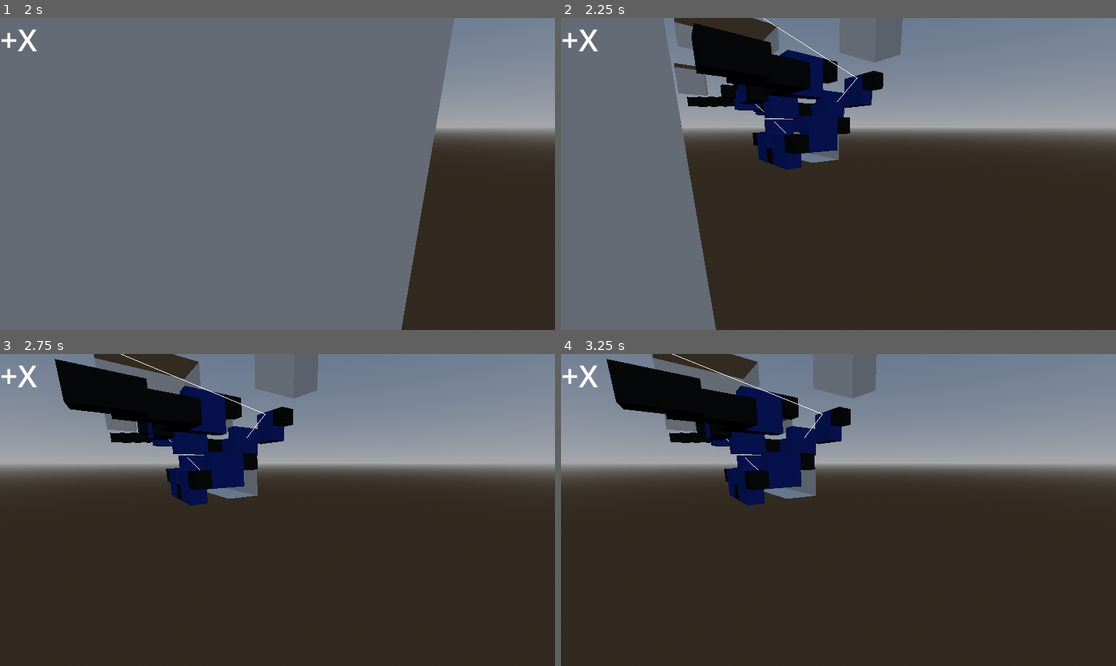
Above: before the commit, frames 1-4 (two rows, left to right).
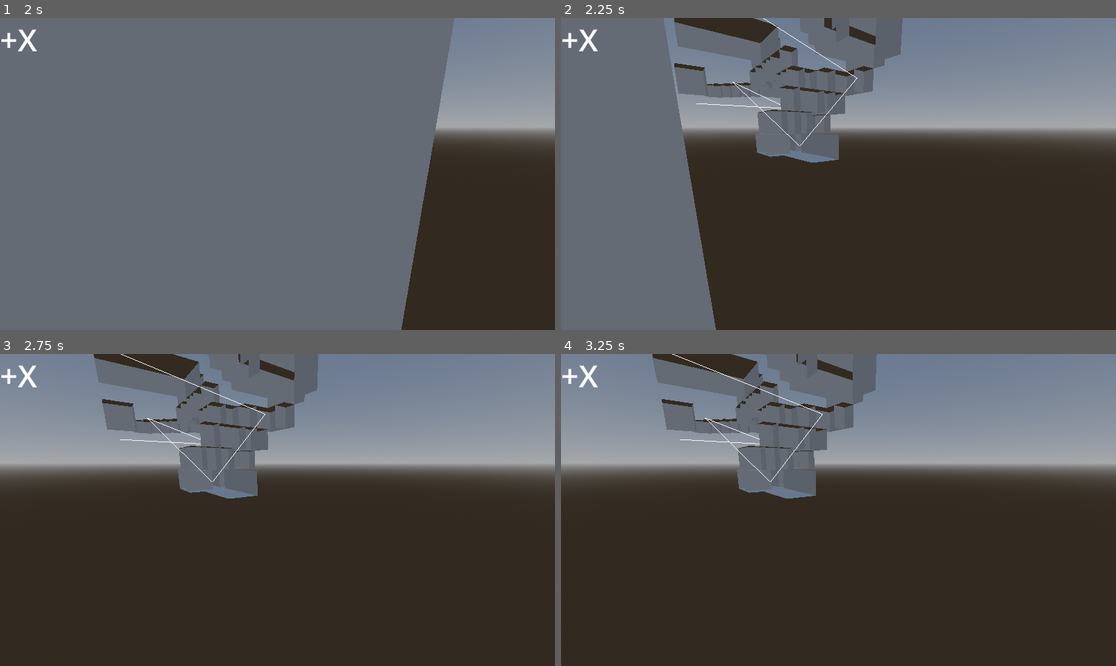
Above: after the commit, the same moments.

Repository: JackJ30/DunGen
Game: Godot game, scene res://Main.tscn
Same seed, same stepped clock (60 frames per second), same inputs: the game is played once before the commit and once after it.
Inputs (mouse positions are in pixels of both pictures, inside the frame that each line leads up to):
- Up to frame 1 (2 s): tap Enter at 0.5 s; drag from (88, 49) to (333, 105) at 0.52 s; tap Space at 1.25 s; drag from (166, 189) to (249, 236) at 1.27 s
- Up to frame 2 (2.25 s): tap Enter at 2 s; move the mouse to (894, 105) at 2.02 s; hold D from 2.03 s (still down); tap Shift at 2.1 s
- Up to frame 3 (2.75 s): keep holding D
- Up to frame 4 (3.25 s): release D at 2.75 s; drag from (810, 572) to (672, 463) at 2.77 s

Frame 1 is identical in both runs. In frame 2, 9.7% of the frame differs, in the area x 22-59%, y 0-49%; in frame 3, 10%; in frame 4, 10%, in the area x 8-55%, y 0-49%.

Commit message:
Hallway Assets

Diff:
--- a/CameraDirection.gd
+++ b/CameraDirection.gd
@@ -3,8 +3,6 @@
 @onready var camera = get_parent().get_parent()
 
 func _process(delta):
-	print(camera)
-
 	var direction = get_parent().get_parent().get_global_transform().basis.z
 	var px_dist = direction.distance_squared_to(Vector3(1,0,0))
 	var nx_dist = direction.distance_squared_to(Vector3(-1,0,0))
--- a/Generation/Scripts/DungeonGenerator.gd
+++ b/Generation/Scripts/DungeonGenerator.gd
@@ -14,6 +14,7 @@
 @onready var visual_gen : DunngeonVisualGenerator = get_node("Visual Generator")
 var grid : Grid3D
 var rooms : Array[Room]
+var hallway : Array[Hallway]
 var selected_edges : Array[Delaunay3D.Edge]
 var delaunay : Delaunay3D
 var random : RandomNumberGenerator
@@ -36,7 +37,7 @@
 	var rooms_spawned : int = 0
 	var num_tries : int = 0
 	while rooms_spawned < room_count:
-		if num_tries > 350:
+		if num_tries > 500:
 			break
 
 		num_tries += 1
@@ -90,8 +91,8 @@
 		var start_room : Room = edge.u.data
 		var end_room : Room = edge.v.data
 
-		var start_pos_f = start_room.bounds.get_center()
-		var end_pos_f = end_room.bounds.get_center()
+		var start_pos_f = start_room.bounds.position + Vector3(start_room.bounds.size.x, 0, start_room.bounds.size.z)
+		var end_pos_f = end_room.bounds.position + Vector3(end_room.bounds.size.x, 0, end_room.bounds.size.z)
 		var start_pos = Vector3i(start_pos_f)
 		var end_pos = Vector3i(end_pos_f)
 
@@ -163,8 +164,8 @@
 		for y in x:
 			for cell in y:
 				if(cell.cell_type == CellType.Room): visual_gen.display_room_cell(cell)
-				if(cell.cell_type == CellType.Hallway): visual_gen.display_hallway_cell(cell)
-				if(cell.cell_type == CellType.Stairs): visual_gen.display_stair_cell(cell)
+				if(cell.cell_type == CellType.Hallway): visual_gen.display_room_cell(cell)
+				if(cell.cell_type == CellType.Stairs): visual_gen.display_room_cell(cell)
 
 func display_edges(edges : Array[Delaunay3D.Edge]):
 	for edge in edges:
@@ -193,3 +194,7 @@
 
 	func intersect(other : Room):
 		return bounds.intersects(other.bounds)
+
+class Hallway:
+	func _init():
+		pass
--- a/Generation/Scripts/DungeonVisualGenerator.gd
+++ b/Generation/Scripts/DungeonVisualGenerator.gd
@@ -13,12 +13,13 @@
 @export var room_wall0 : PackedScene
 @export var room_wall1 : PackedScene
 @export var room_wall2 : PackedScene
+@export var room_wall2_2 : PackedScene
 @export var room_wall3 : PackedScene
 
 var grid : Grid3D
 
 func room_neighbor_evaluator(type : DungeonGenerator.CellType):
-	return type == DungeonGenerator.CellType.Room
+	return type == DungeonGenerator.CellType.Room || type == DungeonGenerator.CellType.Hallway
 
 func display_room_cell(cell):
 	var new_assets = []
@@ -34,6 +35,7 @@
 	neighbors.append(int(has_neighbor(cell, Vector3i(0,0,-1),Callable(self,"room_neighbor_evaluator"))))
 	neighbors.append(int(has_neighbor(cell, Vector3i(1,0,0),Callable(self,"room_neighbor_evaluator"))))
 	neighbors.append(int(has_neighbor(cell, Vector3i(-1,0,0),Callable(self,"room_neighbor_evaluator"))))
+	var direction = Vector3(neighbors[2] - neighbors[3], 0, neighbors[0] - neighbors[1])
 	var num_neighbors = neighbors[0] + neighbors[1] + neighbors[2] + neighbors[3]
 
 	if(num_neighbors != 4):
@@ -46,16 +48,23 @@
 			new_wall = room_wall1.instantiate()
 			tile_direction = Vector3(0,0,1)
 		if num_neighbors == 2:
-			new_wall = room_wall2.instantiate()
-			tile_direction = Vector3(1,0,1)
+			if direction.length_squared() == 0: # Straight Line
+				new_wall = room_wall2_2.instantiate()
+				tile_direction = Vector3(0,0,1)
+
+				if neighbors[0] == 1 || neighbors[1] == 1:
+					direction.z = 1
+				if neighbors[2] == 1 || neighbors[2] == 1:
+					direction.x = 1
+			else: # Corner
+				new_wall = room_wall2.instantiate()
+				tile_direction = Vector3(1,0,1)
 		if num_neighbors == 3:
 			new_wall = room_wall3.instantiate()
 			tile_direction = Vector3(0,0,1)
 
 		add_child(new_wall)
 		new_wall.global_position = grid_to_world_pos_floor(cell.position, cell_scale)
-
-		var direction = Vector3(neighbors[2] - neighbors[3], 0, neighbors[0] - neighbors[1])
 
 		var angle = atan2(tile_direction.z, tile_direction.x) - atan2(direction.z, direction.x)# direction.angle_to(tile_direction)
 		if angle < 0: angle += 2*PI
--- a/Main.tscn
+++ b/Main.tscn
@@ -12,6 +12,7 @@
 [ext_resource type="PackedScene" uid="uid://by1u0sbv2ymei" path="res://Generation/Assets/room_wall_tile1.glb" id="9_8m41e"]
 [ext_resource type="PackedScene" uid="uid://b6qhfw1hfub8k" path="res://Generation/Assets/room_wall_tile2.glb" id="10_c7qao"]
 [ext_resource type="PackedScene" uid="uid://ci062wh708645" path="res://Generation/Assets/room_wall_tile3.glb" id="11_eewmn"]
+[ext_resource type="PackedScene" uid="uid://dw42vyo7vqvx1" path="res://Generation/Assets/room_wall_tile2_2.glb" id="11_qv10g"]
 [ext_resource type="Script" path="res://CameraDirection.gd" id="13_nvvuk"]
 
 [sub_resource type="ProceduralSkyMaterial" id="ProceduralSkyMaterial_uiymn"]
@@ -43,6 +44,7 @@
 room_wall0 = ExtResource("8_qrgyu")
 room_wall1 = ExtResource("9_8m41e")
 room_wall2 = ExtResource("10_c7qao")
+room_wall2_2 = ExtResource("11_qv10g")
 room_wall3 = ExtResource("11_eewmn")
 
 [node name="Camera3D" type="Camera3D" parent="."]
Binary file added: Generation/Assets/room_wall_tile2_2.glb
Not shown, added: Generation/Assets/room_wall_tile2_2.glb.import
Not shown: 1 places in Main.tscn that only renumber resources
